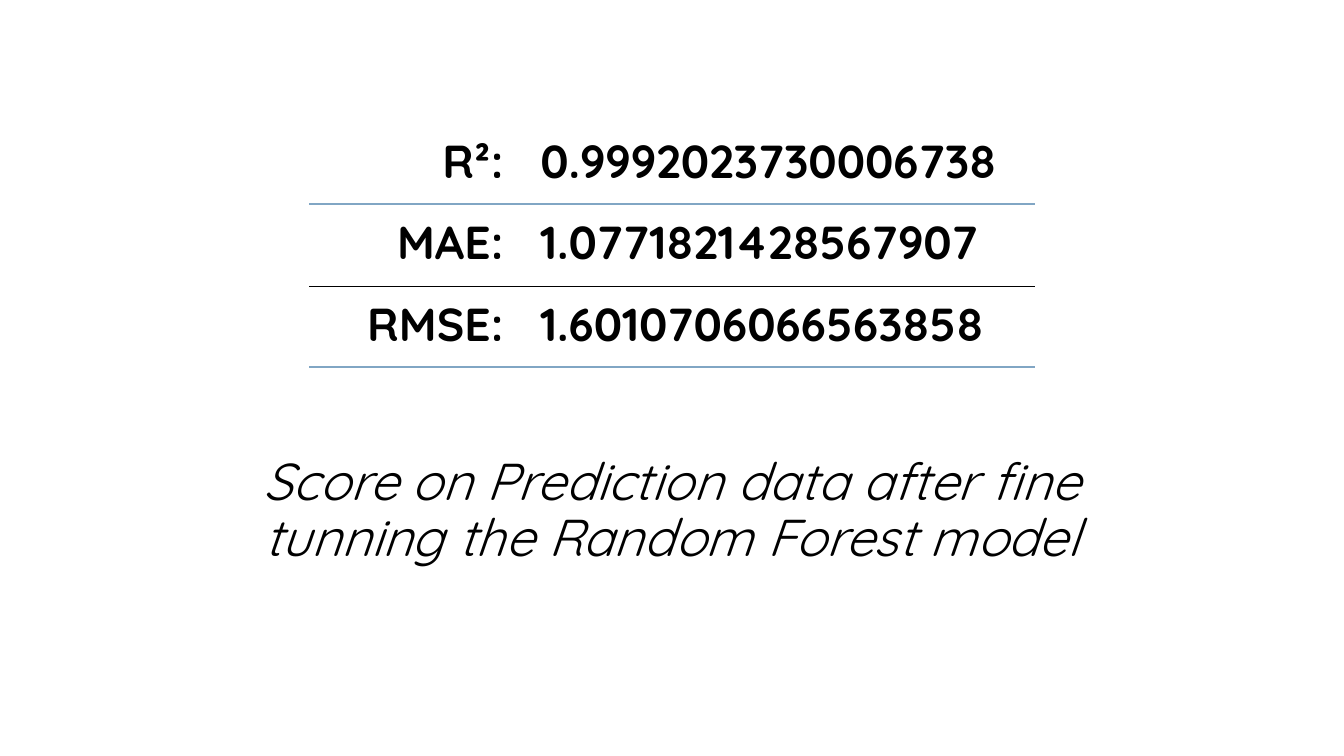
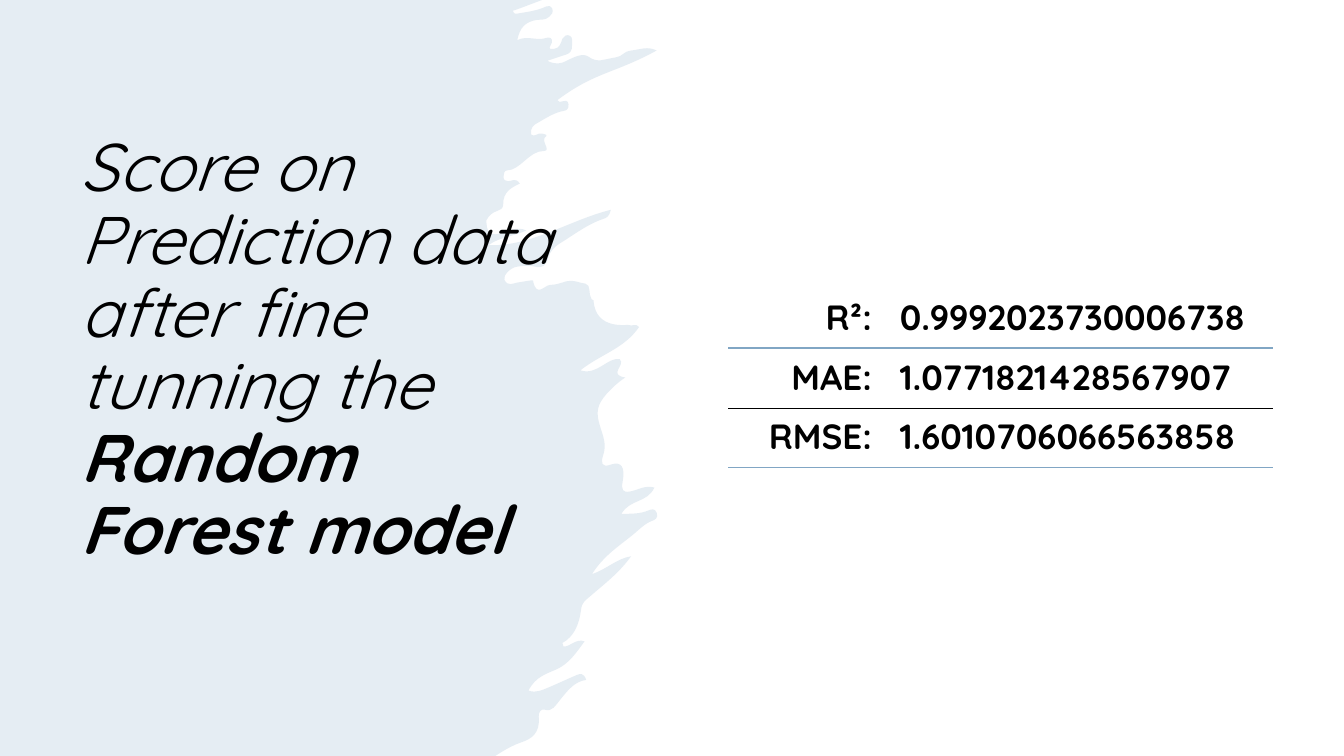
Before and after one commit to 323kZ/home_price, a slide deck: slide 9 of price.pptx (slide 8 before the commit). Drawn at 1344x756 pixels with LibreOffice and Linux fonts; fonts in the diff are those of the drawing. Boxes give left, top, right and bottom in pixels: in the first picture for what was removed or moved away, otherwise in the second. Text is boxed around its words. In the diff, an @@ line names an element or a change of style, - is before the commit and + after.

```diff
--- a/price.pptx
+++ b/price.pptx
@@ freeform shape added at [0, 0, 657, 756], fill #81A6C4 at 20% opacity @@
@@ title "Score on Prediction data after ...": place and size @@
-title "Score on Prediction data after ..." at [264, 461, 1080, 567]
+title "Score on Prediction data after ..." at [81, 143, 550, 555]
@@ title "Score on Prediction data after ..." at [81, 143, 550, 555]: size 37 to 48 pt; bold on in "Random Forest model"; alignment centre to left; vertical alignment middle to bottom @@
@@ table at [728, 288, 1272, 468] @@
@@ size 33 to 25 pt @@
@@ table: place and size @@
-table at [310, 123, 1035, 367]
+table at [728, 288, 1272, 468]
```
Also in this commit, not shown: 4 other slides changed, 2 slides added, 1 slide removed.
